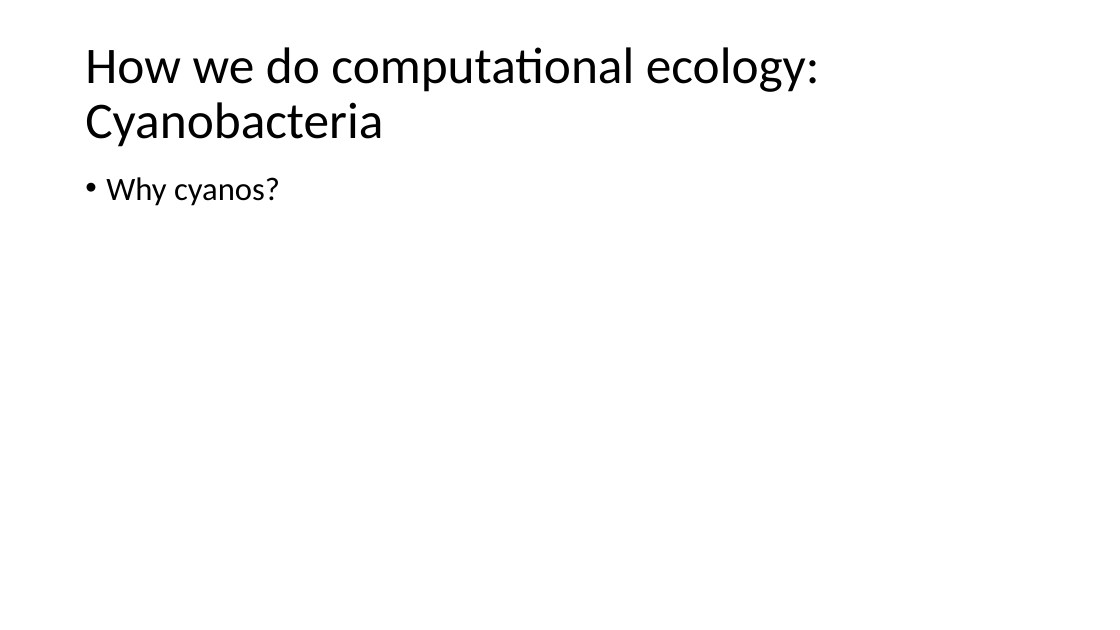
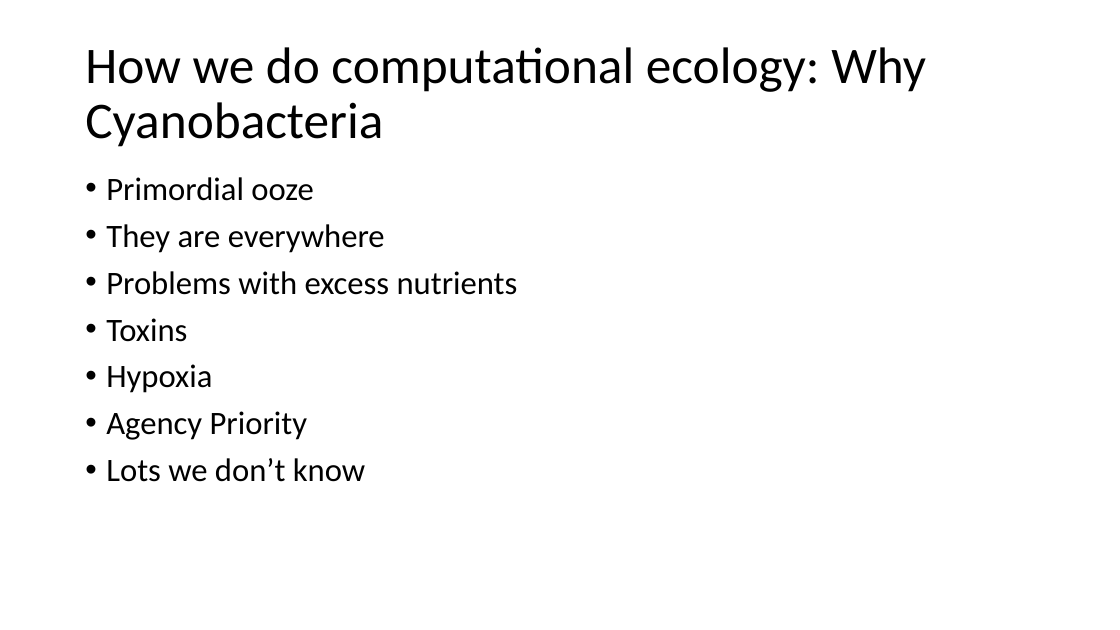
Before and after one commit to jhollist/eco_with_computers, a slide deck: slide 6 of hollister_eco_with_computers.pptx. Drawn at 1120x630 pixels with LibreOffice and Linux fonts; fonts in the diff are those of the drawing. Boxes give left, top, right and bottom in pixels: in the first picture for what was removed or moved away, otherwise in the second. Text is boxed around its words. In the diff, an @@ line names an element or a change of style, - is before the commit and + after.

```diff
--- a/hollister_eco_with_computers.pptx
+++ b/hollister_eco_with_computers.pptx
@@ title at [85, 47, 926, 147]: text changed @@
-How we do computational ecology: Cyanobacteria
+How we do computational ecology: Why Cyanobacteria
@@ text at [106, 177, 518, 482]: text changed @@
-• Why cyanos?
+• Primordial ooze
+• They are everywhere
+• Problems with excess nutrients
+• Toxins
+• Hypoxia
+• Agency Priority
+• Lots we don’t know
```
Also in this commit, not shown: 3 other slides changed.
